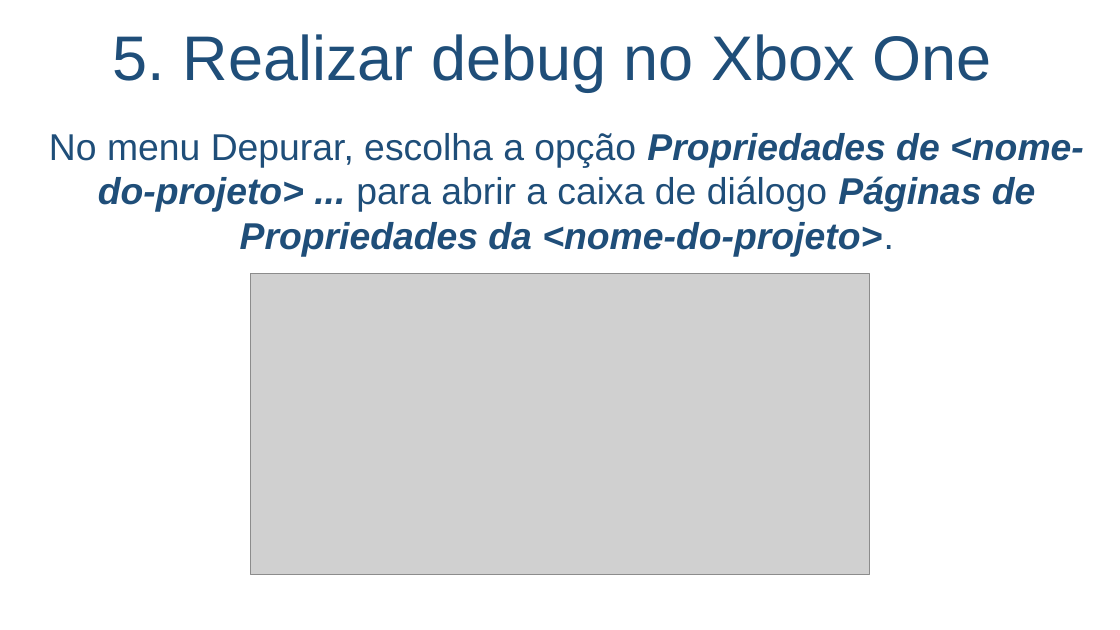
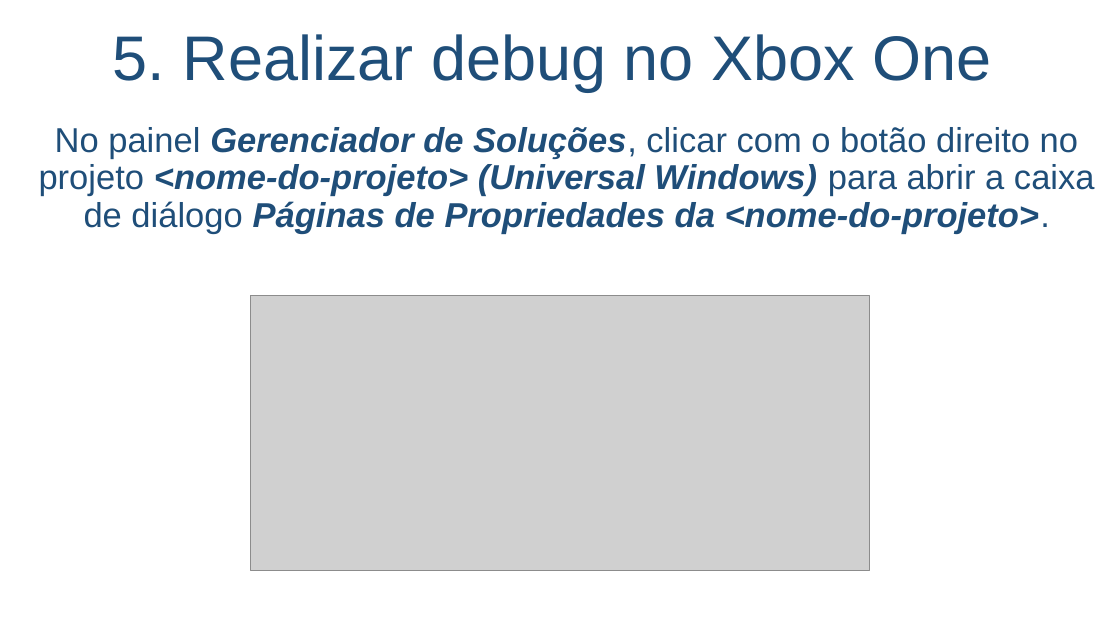
Before and after one commit to salmo-jr/public-slides, a slide deck: slide 16 of building-games-for-XboxOne.pptx. Drawn at 1120x630 pixels with LibreOffice and Linux fonts; fonts in the diff are those of the drawing; grey boxes stand for pictures; background and template pictures are left out. Boxes give left, top, right and bottom in pixels: in the first picture for what was removed or moved away, otherwise in the second. Text is boxed around its words. In the diff, an @@ line names an element or a change of style, - is before the commit and + after.

```diff
--- a/building-games-for-XboxOne.pptx
+++ b/building-games-for-XboxOne.pptx
@@ text at box(39, 127, 1095, 234): text changed; size 32 to 29.6 pt @@
-No menu Depurar, escolha a opção Propriedades de <nome-do-projeto> ... para abrir a caixa de diálogo Páginas de Propriedades da <nome-do-projeto>.
+No painel Gerenciador de Soluções, clicar com o botão direito no projeto <nome-do-projeto> (Universal Windows) para abrir a caixa de diálogo Páginas de Propriedades da <nome-do-projeto>.
@@ picture: place and size @@
-picture at box(250, 273, 869, 575)
+picture at box(250, 295, 869, 570)
```
Also in this commit, not shown: 1 other slide changed.
